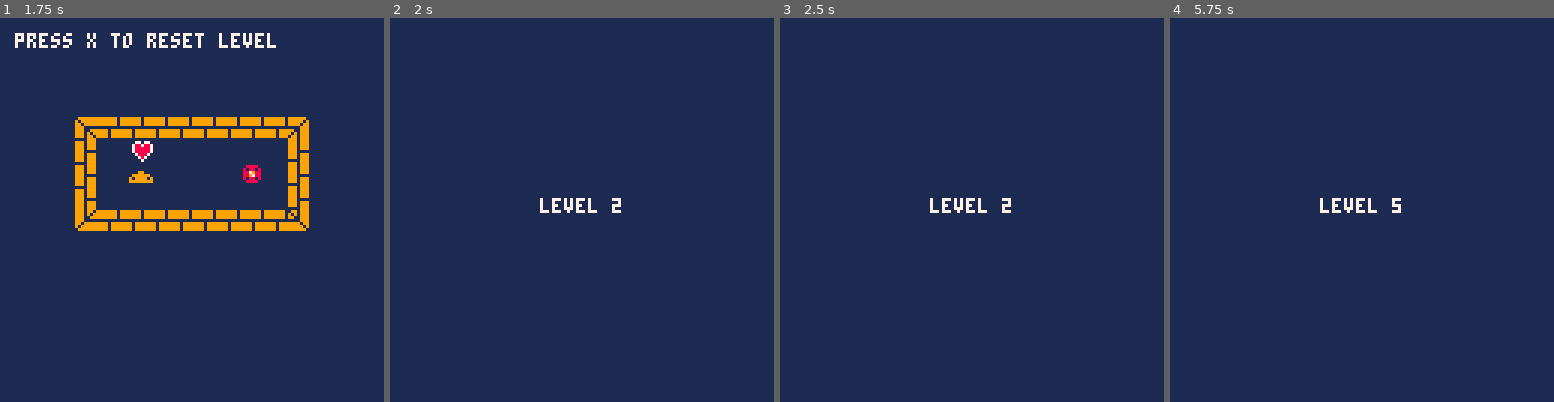
Above: before the commit, frames 1-4 (left to right).
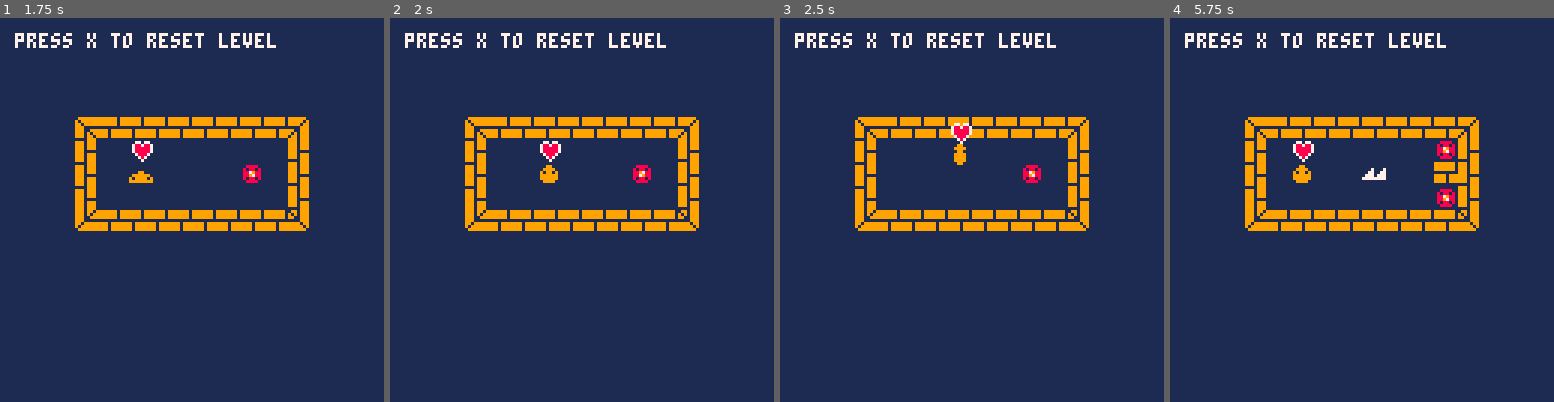
Above: after the commit, the same moments.

Repository: GameJams-fiwon123/GBJam8
Game: PICO-8 cartridge gbjam8.p8
Same seed, same stepped clock (60 frames per second), same inputs: the game is played once before the commit and once after it.
Inputs:
- Up to frame 1 (1.75 s): tap X (X key) at 0.33, 1.07 s; hold Right from 1.6 s (still down)
- Up to frame 2 (2 s): keep holding Right; tap X (X key) at 1.85 s
- Up to frame 3 (2.5 s): release Right at 2.1 s; hold Up 2.15-2.42 s; hold Right from 2.47 s (still down)
- Up to frame 4 (5.75 s): tap X (X key) at 2.97, 4.08, 5.2 s; release Right at 3.03 s; hold Left 3.08-3.58 s; hold Down 3.63-3.97 s; hold Right 4.02-4.68 s; hold Up 4.73-5.03 s; hold Left 5.08-5.68 s; hold Down from 5.73 s (still down)

Frame 1 is identical in both runs. In frame 2, 8.3% of the frame differs, in the area x 3-81%, y 3-56%; in frame 3, 8.2%; in frame 4, 8.9%.

Commit message:
Terminado fase 4 e iniciado fase 5

Diff:
--- a/gbjam8.p8
+++ b/gbjam8.p8
@@ -111,6 +111,13 @@
 function show_level4()
 	add(slimes,new_slime(camera_pos.x+5*8,camera_pos.y+6*8,1))
  get_portals()
+ get_doors()
+end
+
+function show_level5()
+	add(slimes,new_slime(camera_pos.x+5*8,camera_pos.y+6*8,1))
+ get_portals()
+ get_doors()
 end
 
 
@@ -141,6 +148,15 @@
 				end
 
 				if flag_walk then
+			  for slime in all(slimes) do
+				  if is_tile(slime.x,slime.y,flags.button) then
+				 		for door in all(doors) do
+				 		 door.spt=49
+				 		 mset(door.x/8,door.y/8,49)
+				 		end
+				  end
+				 end
+
 					sfx(sfxs.walk)
 					is_walking=true
 				end
@@ -168,6 +184,7 @@
  game.time=0
 
  portals={}
+ reset_doors()
 	slimes={}
 
  game.update = update_anim_level
@@ -177,11 +194,11 @@
 function update_level()
 	anim_portals()
 
-	if btnp(❎) then
-	 reset_level()
-	end
-
  if not is_walking then
+ 	if btnp(❎) then
+	 	reset_level()
+		end
+
 	 input_walk()
 	 anim_idle()
 
@@ -190,6 +207,11 @@
  		is_walking=process_walk()
 
  		if not is_walking then
+
+ 		 for slime in all(slimes) do
+ 		 	process_fusion(slime)
+ 			end
+
  		 if complete_level() then
  		 	next_level()
  		 end
@@ -201,7 +223,23 @@
  		 end
 
  		 for slime in all(slimes) do
+ 		  if is_tile(slime.x,slime.y,flags.spike) then
+ 		 		del(slimes,slime)
+ 		  end
+ 		 end
+
+ 		 for slime in all(slimes) do
  		 	process_fusion(slime)
+ 		 end
+
+ 		 for slime in all(slimes) do
+ 		  if is_tile(slime.x,slime.y,flags.button) or
+ 		     is_tile(slime.x,slime.y,flags.door) then
+ 		 		for door in all(doors) do
+ 		 		 door.spt=20
+ 		 		 mset(door.x/8,door.y/8,20)
+ 		 		end
+ 		  end
  		 end
  		end
  end
@@ -209,10 +247,12 @@
 end
 
 function next_level()
+ music(6)
  game.time=0
  game.level+=1
 
  portals={}
+ reset_doors()
 	slimes={}
 
  camera_pos.x+=128
@@ -295,7 +335,8 @@
 
 	local next_x = slime.x+input.x*8
 	local next_y = slime.y+input.y*8
-	if not is_tile(next_x, next_y, flags.collision) then
+	if not is_tile(next_x, next_y, flags.collision) and
+	   not is_tile(next_x, next_y, flags.door) then
 		slime.next_x = next_x
 		slime.next_y = next_y
 
@@ -359,9 +400,9 @@
 	   end
    elseif is_tile(slime.x+1*8,slime.y,flags.collision) then
    	if input.y > 0 then
+	    add(slimes,new_slime(slime.x, slime.y+1*8, slime.life/2))
+   	else
 	    add(slimes,new_slime(slime.x, slime.y-1*8, slime.life/2))
-   	else
-	    add(slimes,new_slime(slime.x, slime.y+1*8, slime.life/2))
    	end
    		add(slimes,new_slime(slime.x-1*8, slime.y, slime.life/2))
    elseif is_tile(slime.x-1*8,slime.y,flags.collision) then
@@ -456,16 +497,34 @@
 	end
 end
 -->8
---[[
-musicas
- title -- 00 > 05 (looping)
- vitoria -- 06
-
-
-caramba! voce evoluiu muito
-
-esta anos luz na minha frente!
-]]
+--door
+door={}
+
+function new_door(x,y)
+	local door={}
+	door.x = x
+	door.y = y
+	door.spt=49
+	return door
+end
+
+function reset_doors()
+ for door in all(doors) do
+  mset(door.x/8,door.y/8,49)
+ end
+ doors={}
+end
+
+function get_doors()
+	for i=camera_pos.x,camera_pos.x+128,8 do
+		for j=camera_pos.y,camera_pos.y+128,8 do
+		 if is_tile(i,j,flags.door) then
+		 	add(doors,new_door(i,j))
+		 end
+		end
+	end
+end
+
 __gfx__
 00000000000000000000000000000000000990000000000000000000000000000009900000000000000000000000000000000000000000000000000000000000
 00000000000990000000000000099000009999000009900000000000000990000099990000099000000000000000000090000009000000000000000000000000
@@ -603,52 +662,52 @@
 1414141414141414141414141414141414141414141414141414141414141414141414141414141414141414141414141414141414141414141414141414141414141414141414141414141414141414141414141414141414141414141414141414141414141414141414141414141414141414141414141414141414141414
 1414141414141414141414141414141414141414141414141414141414141414141414141414141414141414141414141414141414141414141414141414141414141414141414141414141414141414141414141414141414141414141414141414141414141414141414141414141414141414141414141414141414141414
 1414141414141414141414141414141414141414141414141414141414141414141414141414141414141414141414141414141414141414141414141414141414141414141414141414141414141414141414141414141414141414141414141414141414141414141414141414141414141414141414141414141414141414
-1414141715151515151515151814141414141417151515151515151518141414141414171515151515151515181414141414141715151515151515151814141414141414141414141414141414141414141414141414141414141414141414141414141414141414141414141414141414141414141414141414141414141414
-1414141614141414141414142614141414141416141414141414141126141414141414161414141413141411261414141414141621131414141414272614141414141414141414141414141414141414141414141414141414141414141414141414141414141414141414141414141414141414141414141414141414141414
-1414141614141414141411142614141414141416141414141314142526141414141414161314141414142525261414141414141614141413141431112614141414141414141414141414141414141414141414141414141414141414141414141414141414141414141414141414141414141414141414141414141414141414
-1414141614141414141414142614141414141416141414141414141126141414141414161414141413141411261414141414141614261414141417152614141414141414141414141414141414141414141414141414141414141414141414141414141414141414141414141414141414141414141414141414141414141414
-1414142725252525252525252814141414141427252525252525252528141414141414272525252525252525281414141414142725252525252525252814141414141414141414141414141414141414141414141414141414141414141414141414141414141414141414141414141414141414141414141414141414141414
-1414141414141414141414141414141414141414141414141414141414141414141414141414141414141414141414141414141414141414141414141414141414141414141414141414141414141414141414141414141414141414141414141414141414141414141414141414141414141414141414141414141414141414
-1414141414141414141414141414141414141414141414141414141414141414141414141414141414141414141414141414141414141414141414141414141414141414141414141414141414141414141414141414141414141414141414141414141414141414141414141414141414141414141414141414141414141414
-1414141414141414141414141414141414141414141414141414141414141414141414141414141414141414141414141414141414141414141414141414141414141414141414141414141414141414141414141414141414141414141414141414141414141414141414141414141414141414141414141414141414141414
-1414141414141414141414141414141414141414141414141414141414141414141414141414141414141414141414141414141414141414141414141414141414141414141414141414141414141414141414141414141414141414141414141414141414141414141414141414141414141414141414141414141414141414
-1414141414141414141414141414141414141414141414141414141414141414141414141414141414141414141414141414141414141414141414141414141414141414141414141414141414141414141414141414141414141414141414141414141414141414141414141414141414141414141414141414141414141414
-1414141414141414141414141414141414141414141414141414141414141414141414141414141414141414141414141414141414141414141414141414141414141414141414141414141414141414141414141414141414141414141414141414141414141414141414141414141414141414141414141414141414141414
-1414141414141414141414141414141414141414141414141414141414141414141414141414141414141414141414141414141414141414141414141414141414141414141414141414141414141414141414141414141414141414141414141414141414141414141414141414141414141414141414141414141414141414
-1414141414141414141414141414141414141414141414141414141414141414141414141414141414141414141414141414141414141414141414141414141414141414141414141414141414141414141414141414141414141414141414141414141414141414141414141414141414141414141414141414141414141414
-1414141414141414141414141414141414141414141414141414141414141414141414141414141414141414141414141414141414141414141414141414141414141414141414141414141414141414141414141414141414141414141414141414141414141414141414141414141414141414141414141414141414141414
-1414141414141414141414141414141414141414141414141414141414141414141414141414141414141414141414141414141414141414141414141414141414141414141414141414141414141414141414141414141414141414141414141414141414141414141414141414141414141414141414141414141414141414
-1414141414141414141414141414141414141414141414141414141414141414141414141414141414141414141414141414141414141414141414141414141414141414141414141414141414141414141414141414141414141414141414141414141414141414141414141414141414141414141414141414141414141414
-1414141414141414141414141414141414141414141414141414141414141414141414141414141414141414141414141414141414141414141414141414141414141414141414141414141414141414141414141414141414141414141414141414141414141414141414141414141414141414141414141414141414141414
-1414141414141414141414141414141414141414141414141414141414141414141414141414141414141414141414141414141414141414141414141414141414141414141414141414141414141414141414141414141414141414141414141414141414141414141414141414141414141414141414141414141414141414
-1414141414141414141414141414141414141414141414141414141414141414141414141414141414141414141414141414141414141414141414141414141414141414141414141414141414141414141414141414141414141414141414141414141414141414141414141414141414141414141414141414141414141414
-1414141414141414141414141414141414141414141414141414141414141414141414141414141414141414141414141414141414141414141414141414141414141414141414141414141414141414141414141414141414141414141414141414141414141414141414141414141414141414141414141414141414141414
-1414141414141414141414141414141414141414141414141414141414141414141414141414141414141414141414141414141414141414141414141414141414141414141414141414141414141414141414141414141414141414141414141414141414141414141414141414141414141414141414141414141414141414
-1414141414141414141414141414141414141414141414141414141414141414141414141414141414141414141414141414141414141414141414141414141414141414141414141414141414141414141414141414141414141414141414141414141414141414141414141414141414141414141414141414141414141414
-1414141414141414141414141414141414141414141414141414141414141414141414141414141414141414141414141414141414141414141414141414141414141414141414141414141414141414141414141414141414141414141414141414141414141414141414141414141414141414141414141414141414141414
-1414141414141414141414141414141414141414141414141414141414141414141414141414141414141414141414141414141414141414141414141414141414141414141414141414141414141414141414141414141414141414141414141414141414141414141414141414141414141414141414141414141414141414
-1414141414141414141414141414141414141414141414141414141414141414141414141414141414141414141414141414141414141414141414141414141414141414141414141414141414141414141414141414141414141414141414141414141414141414141414141414141414141414141414141414141414141414
-1414141414141414141414141414141414141414141414141414141414141414141414141414141414141414141414141414141414141414141414141414141414141414141414141414141414141414141414141414141414141414141414141414141414141414141414141414141414141414141414141414141414141414
-1414141414141414141414141414141414141414141414141414141414141414141414141414141414141414141414141414141414141414141414141414141414141414141414141414141414141414141414141414141414141414141414141414141414141414141414141414141414141414141414141414141414141414
-1414141414141414141414141414141414141414141414141414141414141414141414141414141414141414141414141414141414141414141414141414141414141414141414141414141414141414141414141414141414141414141414141414141414141414141414141414141414141414141414141414141414141414
-…(21 lines of a section not shown)…
+1414141715151515151515151814141414141417151515151515151518141414141414171515151515151515181414141414141715151515151515151814141414141417151515151515151518141414141414141414141414141414141414141414141414141414141414141414141414141414141414141414141414141414
+1414141614141414141414142614141414141416141414141414141126141414141414161414141413141411261414141414141621131414141414182614141414141416141414141314141826141414141414141414141414141414141414141414141414141414141414141414141414141414141414141414141414141414
+1414141614141414141411142614141414141416141414141314142526141414141414161314141414142525261414141414141614141413151431112614141414141416141414143214311126141414141414141414141414141414141414141414141414141414141414141414141414141414141414141414141414141414
+1414141614141414141414142614141414141416141414141414141126141414141414161414141413141411261414141414141614261414141425282614141414141416141414141314142826141414141414141414141414141414141414141414141414141414141414141414141414141414141414141414141414141414
+1414142725252525252525252814141414141427252525252525252528141414141414272525252525252525281414141414142725252525252525252814141414141427252525252525252528141414141414141414141414141414141414141414141414141414141414141414141414141414141414141414141414141414
+1414141414141414141414141414141414141414141414141414141414141414141414141414141414141414141414141414141414141414141414141414141414141414141414141414141414141414141414141414141414141414141414141414141414141414141414141414141414141414141414141414141414141414
+1414141414141414141414141414141414141414141414141414141414141414141414141414141414141414141414141414141414141414141414141414141414141414141414141414141414141414141414141414141414141414141414141414141414141414141414141414141414141414141414141414141414141414
+1414141414141414141414141414141414141414141414141414141414141414141414141414141414141414141414141414141414141414141414141414141414141414141414141414141414141414141414141414141414141414141414141414141414141414141414141414141414141414141414141414141414141414
+1414141414141414141414141414141414141414141414141414141414141414141414141414141414141414141414141414141414141414141414141414141414141414141414141414141414141414141414141414141414141414141414141414141414141414141414141414141414141414141414141414141414141414
+1414141414141414141414141414141414141414141414141414141414141414141414141414141414141414141414141414141414141414141414141414141414141414141414141414141414141414141414141414141414141414141414141414141414141414141414141414141414141414141414141414141414141414
+1414141414141414141414141414141414141414141414141414141414141414141414141414141414141414141414141414141414141414141414141414141414141414141414141414141414141414141414141414141414141414141414141414141414141414141414141414141414141414141414141414141414141414
+1414141414141414141414141414141414141414141414141414141414141414141414141414141414141414141414141414141414141414141414141414141414141414141414141414141414141414141414141414141414141414141414141414141414141414141414141414141414141414141414141414141414141414
+1414141414141414141414141414141414141414141414141414141414141414141414141414141414141414141414141414141414141414141414141414141414141414141414141414141414141414141414141414141414141414141414141414141414141414141414141414141414141414141414141414141414141414
+1414141414141414141414141414141414141414141414141414141414141414141414141414141414141414141414141414141414141414141414141414141414141414141414141414141414141414141414141414141414141414141414141414141414141414141414141414141414141414141414141414141414141414
+1414141414141414141414141414141414141414141414141414141414141414141414141414141414141414141414141414141414141414141414141414141414141414141414141414141414141414141414141414141414141414141414141414141414141414141414141414141414141414141414141414141414141414
+1414141414141414141414141414141414141414141414141414141414141414141414141414141414141414141414141414141414141414141414141414141414141414141414141414141414141414141414141414141414141414141414141414141414141414141414141414141414141414141414141414141414141414
+1414141414141414141414141414141414141414141414141414141414141414141414141414141414141414141414141414141414141414141414141414141414141414141414141414141414141414141414141414141414141414141414141414141414141414141414141414141414141414141414141414141414141414
+1414141414141414141414141414141414141414141414141414141414141414141414141414141414141414141414141414141414141414141414141414141414141414141414141414141414141414141414141414141414141414141414141414141414141414141414141414141414141414141414141414141414141414
+1414141414141414141414141414141414141414141414141414141414141414141414141414141414141414141414141414141414141414141414141414141414141414141414141414141414141414141414141414141414141414141414141414141414141414141414141414141414141414141414141414141414141414
+1414141414141414141414141414141414141414141414141414141414141414141414141414141414141414141414141414141414141414141414141414141414141414141414141414141414141414141414141414141414141414141414141414141414141414141414141414141414141414141414141414141414141414
+1414141414141414141414141414141414141414141414141414141414141414141414141414141414141414141414141414141414141414141414141414141414141414141414141414141414141414141414141414141414141414141414141414141414141414141414141414141414141414141414141414141414141414
+1414141414141414141414141414141414141414141414141414141414141414141414141414141414141414141414141414141414141414141414141414141414141414141414141414141414141414141414141414141414141414141414141414141414141414141414141414141414141414141414141414141414141414
+1414141414141414141414141414141414141414141414141414141414141414141414141414141414141414141414141414141414141414141414141414141414141414141414141414141414141414141414141414141414141414141414141414141414141414141414141414141414141414141414141414141414141414
+1414141414141414141414141414141414141414141414141414141414141414141414141414141414141414141414141414141414141414141414141414141414141414141414141414141414141414141414141414141414141414141414141414141414141414141414141414141414141414141414141414141414141414
+1414141414141414141414141414141414141414141414141414141414141414141414141414141414141414141414141414141414141414141414141414141414141414141414141414141414141414141414141414141414141414141414141414141414141414141414141414141414141414141414141414141414141414
+1414141414141414141414141414141414141414141414141414141414141414141414141414141414141414141414141414141414141414141414141414141414141414141414141414141414141414141414141414141414141414141414141414141414141414141414141414141414141414141414141414141414141414
+1414141414141414141414141414141414141414141414141414141414141414141414141414141414141414141414141414141414141414141414141414141414141414141414141414141414141414141414141414141414141414141414141414141414141414141414141414141414141414141414141414141414141414
+1414141414141414141414141414141414141414141414141414141414141414141414141414141414141414141414141414141414141414141414141414141414141414141414141414141414141414141414141414141414141414141414141414141414141414141414141414141414141414141414141414141414141414
+…(21 lines of a section not shown)…
